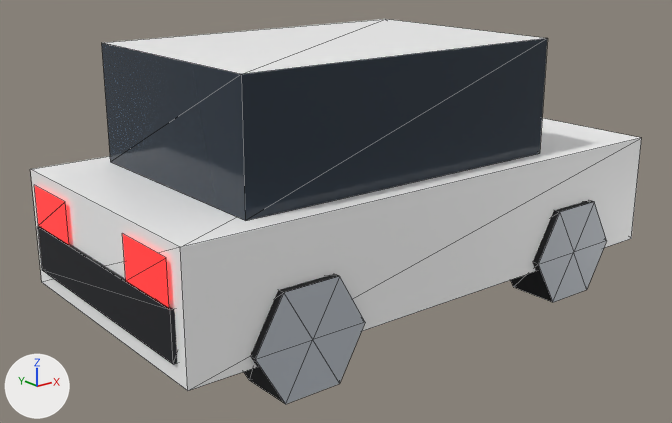
The glTF model public/models/props/car_electric.glb, before and after one commit.
One viewpoint serves both versions: a camera (50 mm lens) standing at (-0.334, -0.399, 0.218) and looking at (-0.013, 0.003, 0.057). Arrows for +X, +Y and +Z are at lower left; the lights stay in place. The first picture is the older version. Mesh edges are drawn as thin lines. Vertices at exactly the same position are counted once.

Objects in the first picture: 'car_electric'.
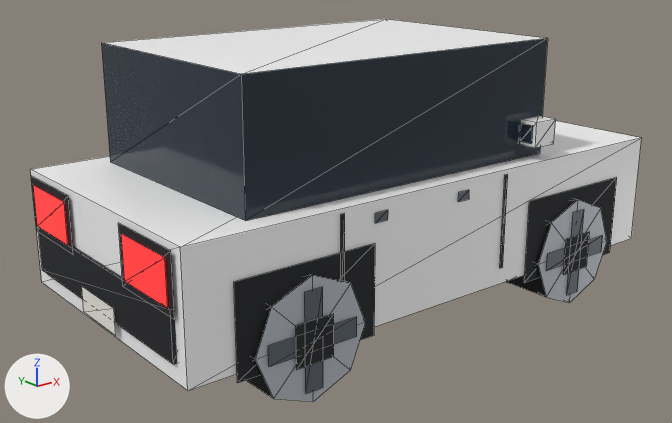
Location of each change, [x1, y1, x2, y2] in pixels of the pictures (672 x 423 px; the box of a moved part takes in the faces that stretch with it):
'car_electric', reshaped
    before: [30, 19, 641, 404]
    after: [30, 19, 641, 402]
part 1 of me_car_electric, added
    after: [520, 116, 556, 148]
part 2 of me_car_electric, moved or reshaped
    before: [122, 234, 169, 308]
    after: [121, 234, 168, 308]
part 3 of me_car_electric, moved or reshaped
    before: [34, 185, 69, 245]
    after: [33, 185, 68, 245]
part 4 of me_car_electric, built on
    before: [244, 200, 607, 404]
    after: [31, 124, 617, 402]

What changed in the scene script:
```text
Add mat_white:
    mat_white = bpy.data.materials.new('white')
    # nodes: BsdfPrincipled, Mix, OutputMaterial, VertexColor
    # colours: white #f1eee6, mixed with the vertex colours
Add mat_metal_dark:
    mat_metal_dark = bpy.data.materials.new('metal_dark')
    # nodes: BsdfPrincipled, Mix, OutputMaterial, VertexColor
    # colours: greyish blue #59616b, mixed with the vertex colours
Change me_car_electric:
    used by ob_car_electric; location = (0.0, 0.0, 0.0)
    remove me_car_electric.from_pydata(...)  # 112 vertices, 154 faces; spans x -0.162..0.166, y -0.084..0.084, z 0.004..0.156
    add me_car_electric.from_pydata(...)  # 280 vertices, 274 faces; spans x -0.163..0.166, y -0.086..0.086, z 0.0..0.156
    me_car_electric part 1: the loose piece of 8 vertices spanning x 0.154..0.166, y -0.05..0.05, z 0.057..0.069 is copied, and the copy is scaled about its middle by (1.33, 0.12, 1.17), then moved by (-0.09, -0.072, 0.042), in mat_car_body; it spans x 0.062..0.078, y -0.078..-0.066, z 0.099..0.113
    me_car_electric part 2: the loose piece of 4 vertices spanning x -0.162, y -0.071..-0.031, z 0.061..0.084 is moved by (-0.001, 0.0, 0.0)
    me_car_electric part 3: the loose piece of 4 vertices spanning x -0.162, y 0.031..0.071, z 0.061..0.084 is moved by (-0.001, 0.0, 0.0)
    me_car_electric part 4
    32 faces are deleted
    8 vertices in x -0.08..0.112, y -0.084..0.084, z 0.06 move by (0.007, 0.0, -0.005)
    8 vertices in x -0.112..0.08, y -0.084..0.084, z 0.06 move by (-0.007, 0.0, -0.005)
    8 vertices in x -0.112..0.08, y -0.084..0.084, z 0.004 move by (-0.007, 0.0, 0.005)
    8 vertices in x -0.08..0.112, y -0.084..0.084, z 0.004 move by (0.007, 0.0, 0.005)
    84 vertices are added at x -0.163..0.163, y -0.086..0.086, z 0.006..0.101
    8 new vertices lie (-0.023, 0.0, 0.009) away from vertices in x -0.08..0.112, y -0.084..0.084, z 0.06
    8 new vertices lie (0.023, 0.0, -0.009) away from vertices in x -0.112..0.08, y -0.084..0.084, z 0.004
    12 new vertices lie (0.0, 0.0, 0.01) away from vertices in x -0.122..0.122, y -0.085..0.085, z 0.027..0.101
    8 new vertices lie (0.08, 0.0, 0.0) away from vertices in x -0.136..0.056, y -0.082..0.082, z 0.022..0.07
    8 new vertices lie (0.022, 0.0, 0.0) away from vertices in x -0.107..0.085, y -0.086..0.086, z 0.021..0.043
    8 new vertices lie (0.01, 0.0, 0.0) away from vertices in x -0.101..0.091, y -0.085..0.085, z 0.006..0.058
    8 new vertices lie (0.008, 0.0, 0.0) away from vertices in x -0.056..0.0, y -0.081..0.081, z 0.08..0.085
    8 new vertices lie (0.0, 0.048, 0.0) away from vertices in x -0.162..0.162, y -0.075..0.027, z 0.057..0.088
    4 new faces join them, mat_car_glass
    34 new faces join them, mat_black
    26 new faces join them, mat_metal_dark
    4 new faces join them, mat_white
    32 new faces join them, mat_tire
    32 new faces join them, mat_rim
    other edits to the shape of me_car_electric do not show in these pictures
    add me_car_electric.materials.append(mat_metal_dark)
    add me_car_electric.materials.append(mat_white)
```
